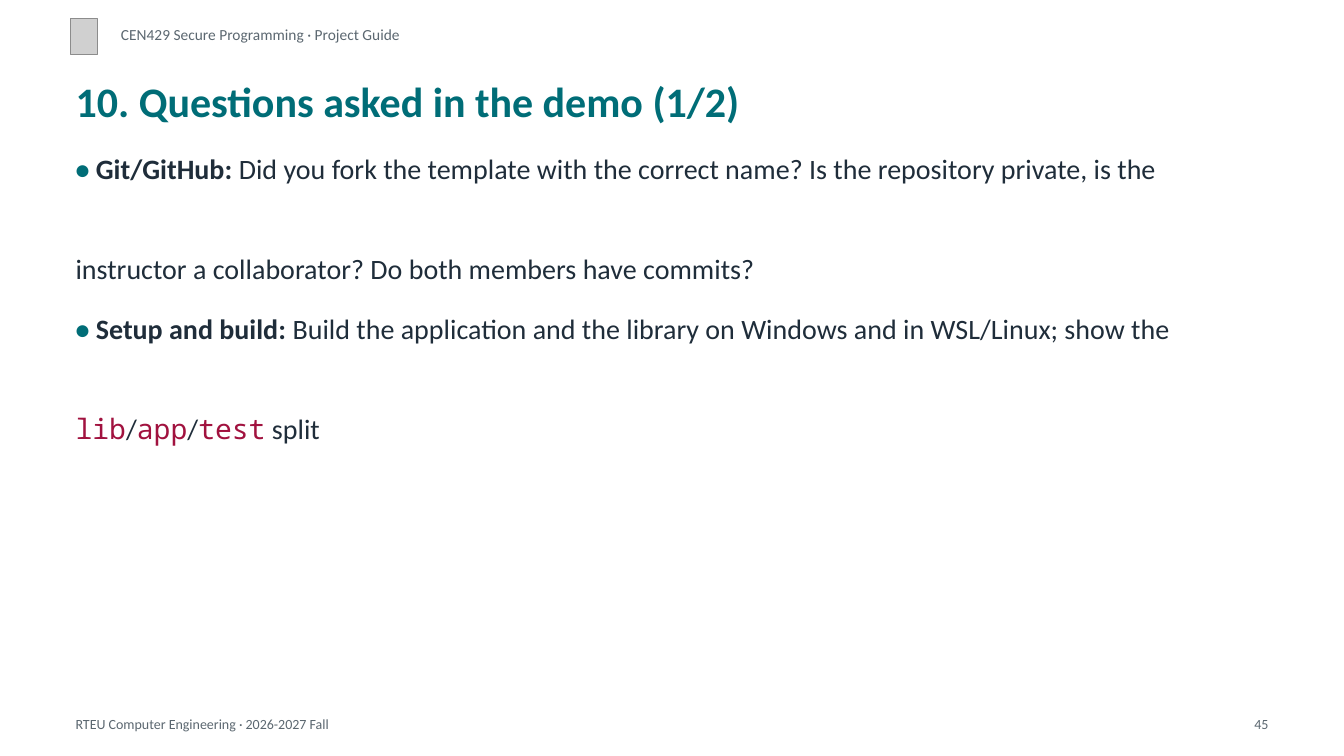
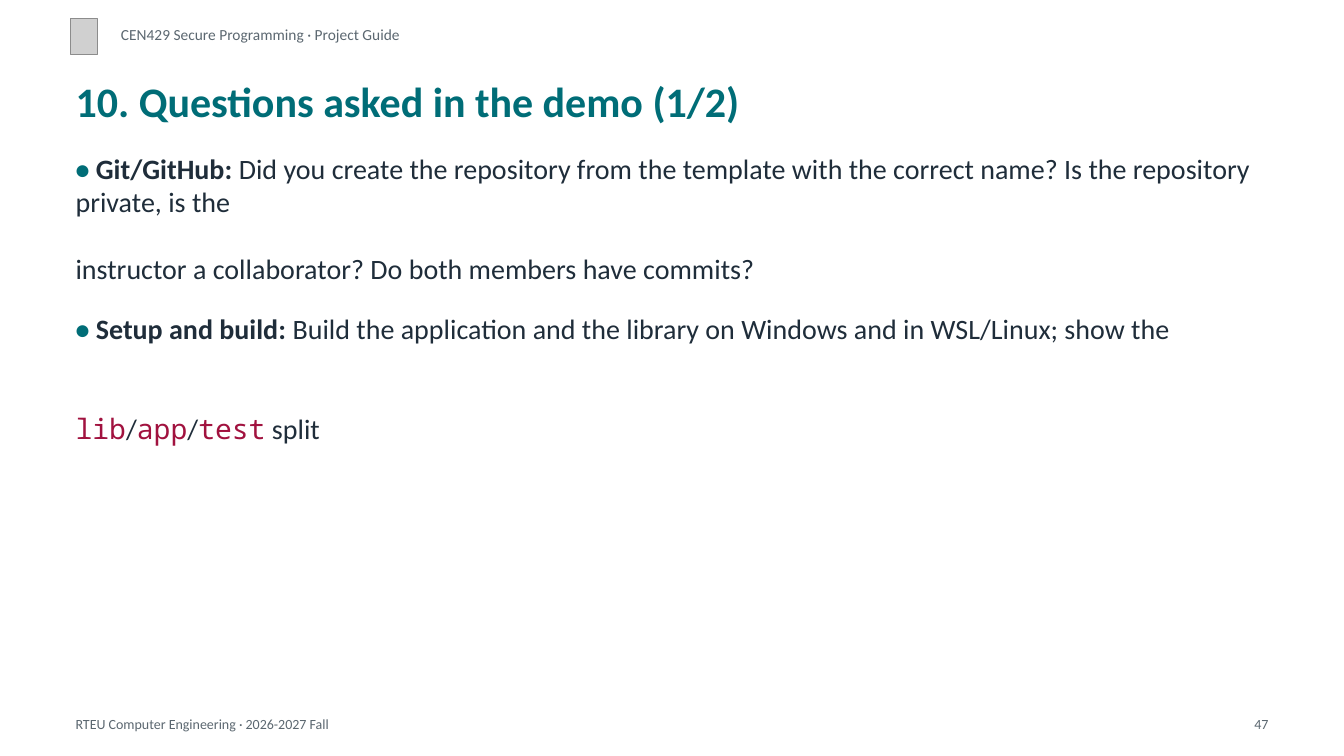
Before and after one commit to ucoruh/cen429-secure-programming, a slide deck: slide 47 of docs/project-guide/cen429-proje-rehberi-sunum.en.pptx (slide 45 before the commit). Drawn at 1344x756 pixels with LibreOffice and Linux fonts; fonts in the diff are those of the drawing; grey boxes stand for pictures. Boxes give left, top, right and bottom in pixels: in the first picture for what was removed or moved away, otherwise in the second. Text is boxed around its words. In the diff, an @@ line names an element or a change of style, - is before the commit and + after.

Commit message:
Proje rehberi: depoyu şablondan oluştur (fork yok), projeyi yerelde göster, gösterim kontrol listesi

```diff
--- a/docs/project-guide/cen429-proje-rehberi-sunum.en.pptx
+++ b/docs/project-guide/cen429-proje-rehberi-sunum.en.pptx
@@ text at (x1=76, y1=159, x2=1250, y2=217): text changed @@
-• Git/GitHub: Did you fork the template with the correct name? Is the repository private, is the
+• Git/GitHub: Did you create the repository from the template with the correct name? Is the repository private, is the
@@ text at (x1=1254, y1=720, x2=1268, y2=729): text changed @@
-45
+47
```
Also in this commit, not shown: 44 other slides changed, 2 slides added, 41 other files.
